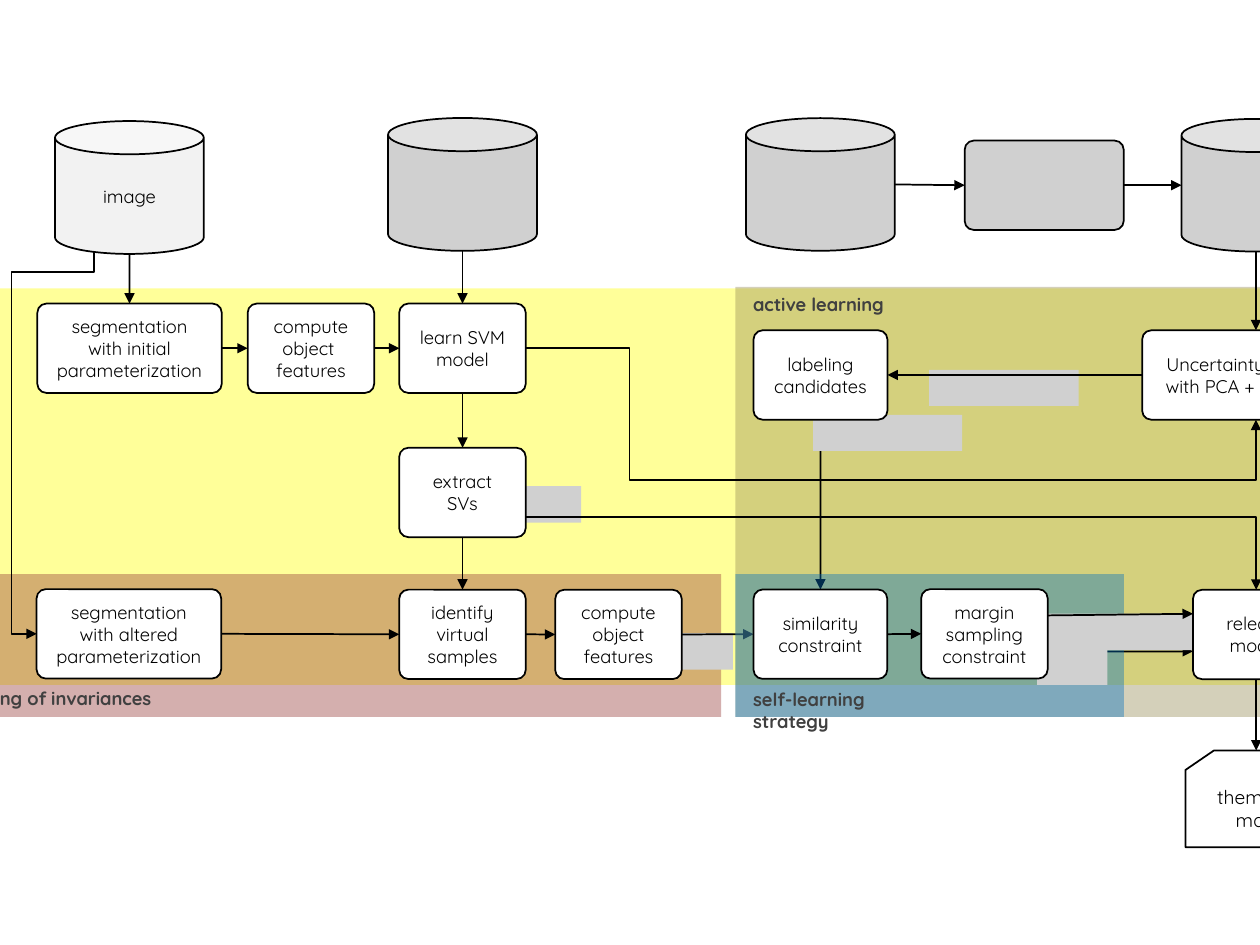
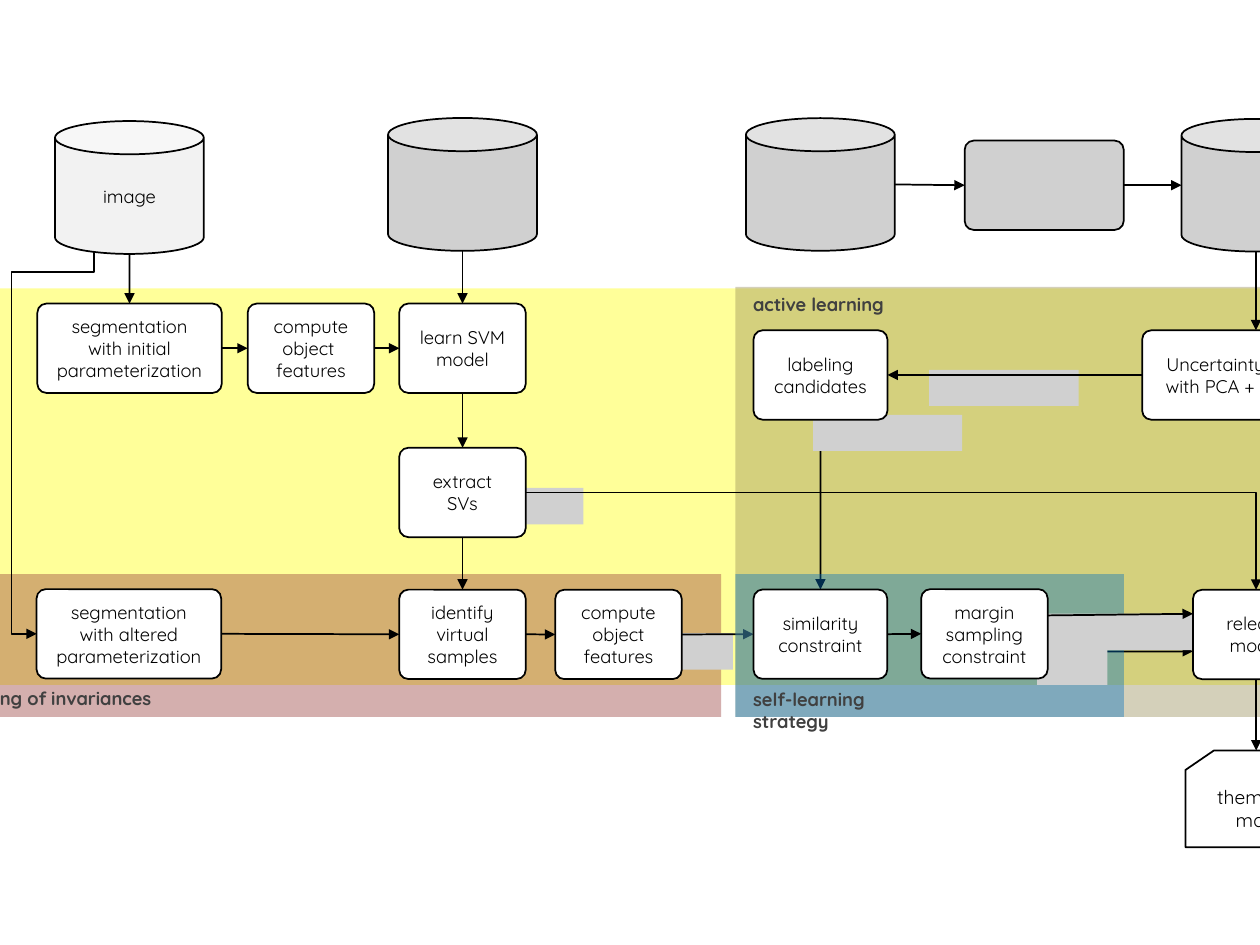
Before and after one commit to carls31/active-learning-virtual-SVM, a slide deck: slide 5 of images/block_scheme.pptx (slide 9 before the commit). Drawn at 1260x945 pixels with LibreOffice and Linux fonts; fonts in the diff are those of the drawing; grey boxes stand for pictures. Boxes give left, top, right and bottom in pixels: in the first picture for what was removed or moved away, otherwise in the second. Text is boxed around its words. In the diff, an @@ line names an element or a change of style, - is before the commit and + after.

```diff
--- a/images/block_scheme.pptx
+++ b/images/block_scheme.pptx
@@ elbow arrow removed from (525, 348) to (1256, 420) @@
@@ elbow arrow moved from (517, 517) - (1256, 590) to (525, 493) - (1256, 590) @@
```
Also in this commit, not shown: 3 other slides changed, 4 slides added, 4 slides removed.
